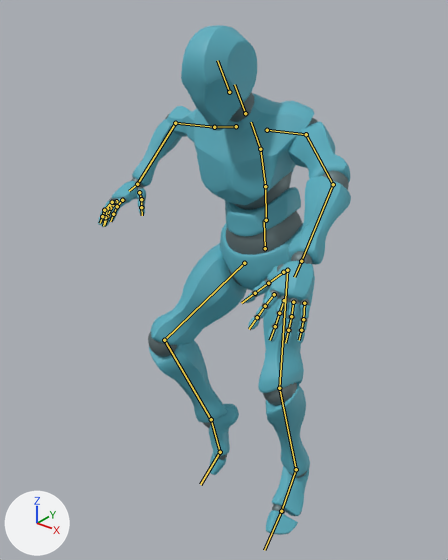
Two versions of the glTF model assets/models/character_default.glb, one commit apart.
Camera for both pictures: a 50 mm camera at (1.104, -1.683, 2.025) aimed at (-0.073, -0.211, 1.113). Lighting does not change. The marker at lower left points along +X, +Y and +Z. Both versions are drawn at frame 1 of the action 'fall_land'; the numbers are the values there. The bones that bend it are drawn over the model as lines.

The first picture shows 'alpha_joints', 'alpha_surface'.
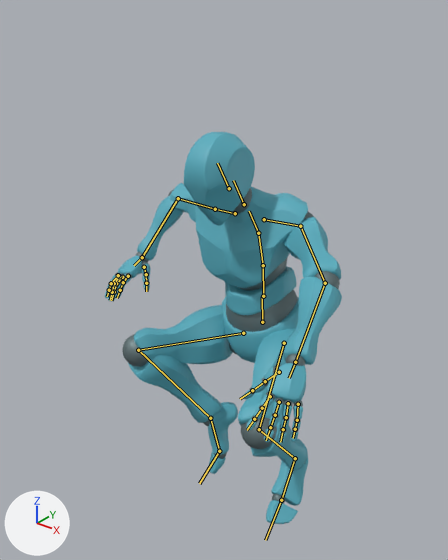
The edits, one by one:
Bone 'mixamorig:Hips' (bone_mixamorig_hips) moves from (-0.045, 0.172, 0.013) to (-0.045, -0.126, 0.013).
Bone 'mixamorig:LeftUpLeg' (bone_mixamorig_leftupleg) turns from (27, -15, 2) to (70, -16, 7) degrees about its own x, y and z.
Bone 'mixamorig:LeftLeg' (bone_mixamorig_leftleg) turns from (-41, 0, 1) to (-114, 0, 1) degrees about its own x, y and z.
Bone 'mixamorig:LeftFoot' (bone_mixamorig_leftfoot) turns from (-11, -13, -13) to (17, -8, -21) degrees about its own x, y and z.
Bone 'mixamorig:RightUpLeg' (bone_mixamorig_rightupleg) turns from (50, 35, -4) to (92, 37, 3) degrees about its own x, y and z.
Bone 'mixamorig:RightLeg' (bone_mixamorig_rightleg) turns from (-72, 0, -1) to (-125, 0, -1) degrees about its own x, y and z.
Bone 'mixamorig:RightFoot' (bone_mixamorig_rightfoot) turns from (-52, 7, 5) to (-39, 2, 3) degrees about its own x, y and z.

Location of each change, [x1, y1, x2, y2] in pixels of the pictures (448 x 560 px):
'alpha_surface', posed (6% narrower, 23% shorter): before [98, 25, 351, 535]; after [105, 132, 342, 524]
'alpha_joints', posed (6% narrower, 25% shorter): before [100, 92, 349, 514]; after [107, 188, 340, 504]
bone 'mixamorig:Hips', root to tip: before (265, 248) to (264, 220); after (262, 322) to (262, 296)
bone 'mixamorig:LeftUpLeg', root to tip: before (287, 270) to (279, 388); after (284, 343) to (259, 429)
bone 'mixamorig:LeftLeg', root to tip: before (279, 388) to (296, 469); after (259, 429) to (295, 458)
bone 'mixamorig:LeftFoot', root to tip: before (296, 469) to (281, 511); after (295, 458) to (281, 500)
bone 'mixamorig:RightUpLeg', root to tip: before (244, 263) to (164, 340); after (243, 333) to (138, 350)
bone 'mixamorig:RightLeg', root to tip: before (164, 340) to (211, 419); after (138, 350) to (210, 418)
bone 'mixamorig:RightFoot', root to tip: before (211, 419) to (220, 452); after (210, 418) to (219, 451)
